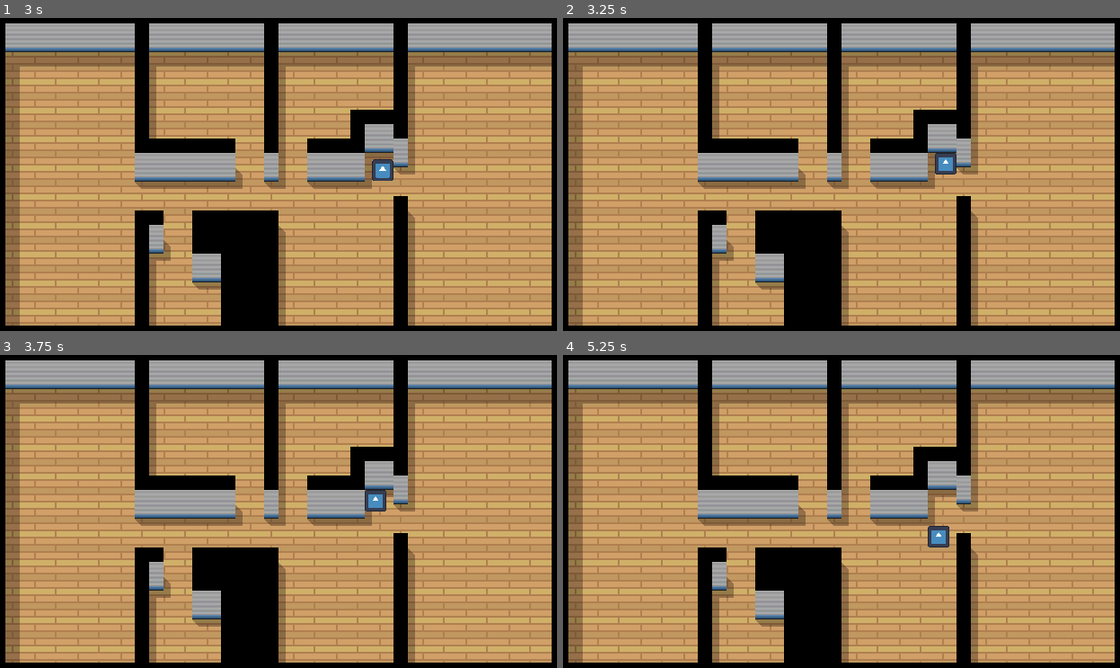
Above: before the commit, frames 1-4 (two rows, left to right).
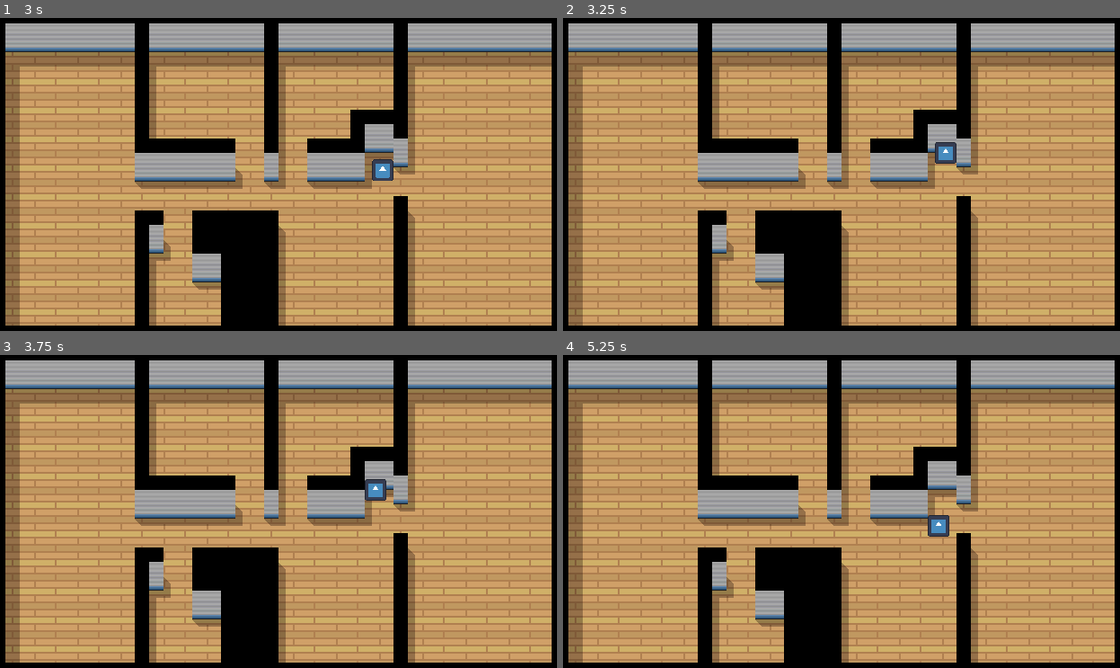
Above: after the commit, the same moments.

Repository: ArturoSaxo/Verthier_RPG
Game: Godot game, scene res://scenes/maison_arthur_etage.tscn
Two runs of this game, one before a commit and one after it. Both use one fixed random seed, a clock stepped at 60 frames per second and the inputs below. The engine's default icon, where the game draws it, is replaced by a stand-in: a white triangle on a blue panel in a dark square.
Inputs:
- Up to frame 1 (3 s): tap Enter at 0.5 s; hold Right (ui_right) 0.53-1.28 s; tap Space at 1.25 s; hold Down (ui_down) 1.28-2.03 s; hold Right (ui_right) 2.03-2.78 s; hold Up (ui_up) from 2.78 s (still down)
- Up to frame 2 (3.25 s): keep holding Up (ui_up)
- Up to frame 3 (3.75 s): tap Enter at 3.5 s; release Up (ui_up) at 3.53 s; hold Left (ui_left) from 3.53 s (still down)
- Up to frame 4 (5.25 s): tap Space at 4.25 s; tap Enter at 5 s; release Left (ui_left) at 5.03 s; hold Down (ui_down) from 5.03 s (still down)

Frame 1 is identical in both runs. In frame 2, 0.3% of the frame differs, in the area x 66-71%, y 39-50%; in frame 3, 0.3%; in frame 4, 0.3%.

Commit message:
Modifier collisions joueur

Diff:
--- a/scenes/joueur.tscn
+++ b/scenes/joueur.tscn
@@ -4,7 +4,7 @@
 [ext_resource type="Script" uid="uid://dr55xi7nwf6et" path="res://scripts/player.gd" id="1_g2els"]
 
 [sub_resource type="RectangleShape2D" id="RectangleShape2D_g2els"]
-size = Vector2(24, 24)
+size = Vector2(24, 12)
 
 [node name="Player" type="CharacterBody2D" unique_id=114215601]
 position = Vector2(466, 215)
@@ -16,5 +16,5 @@
 texture = ExtResource("1_3vyb7")
 
 [node name="CollisionShape2D" type="CollisionShape2D" parent="." unique_id=237803550]
-position = Vector2(-62, 29)
+position = Vector2(-62, 35)
 shape = SubResource("RectangleShape2D_g2els")
